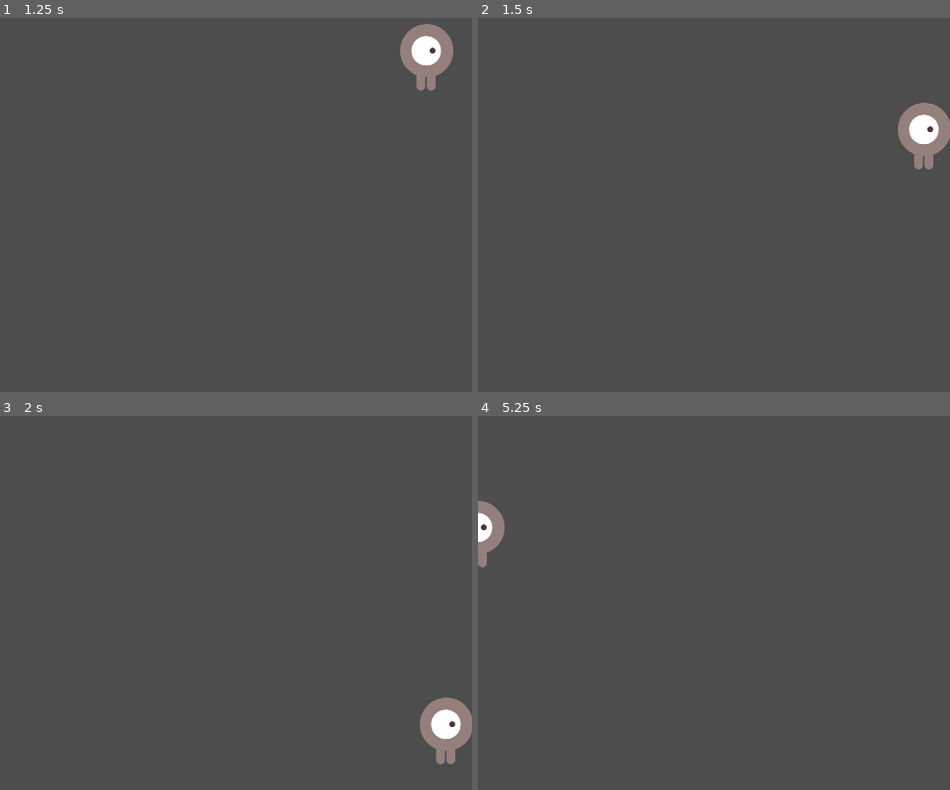
Above: before the commit, frames 1-4 (two rows, left to right).
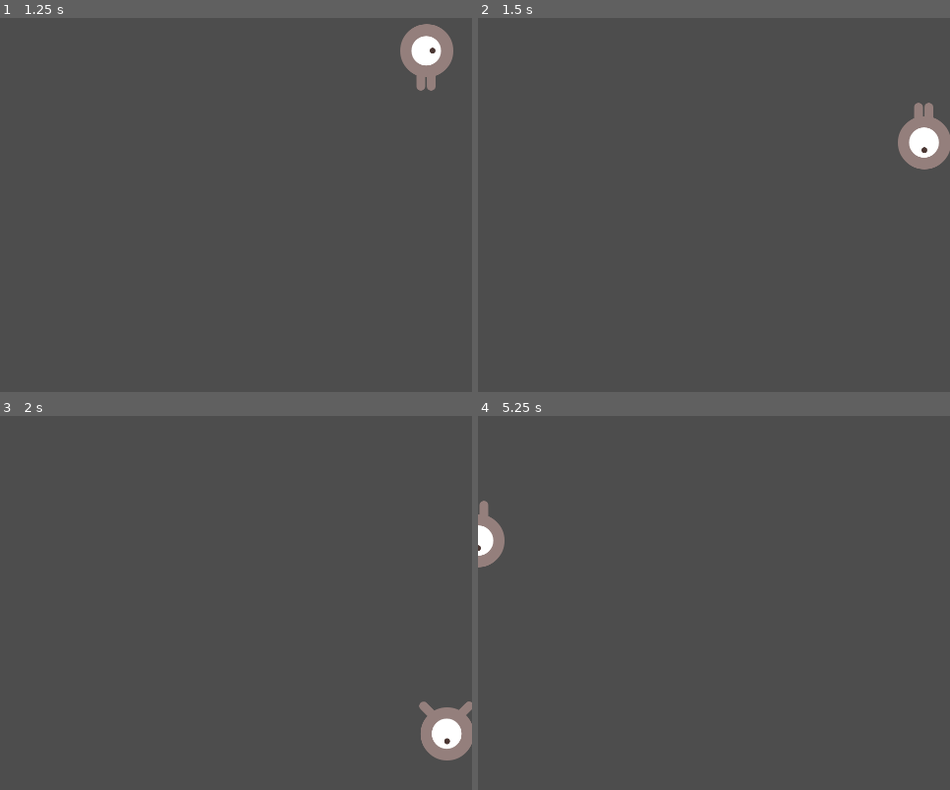
Above: after the commit, the same moments.

Repository: Tailung42/2dgamegodot
Game: Godot game, scene res://player.tscn
The game is run twice, just before and just after one commit, with the same random seed, the same clock (stepped at 60 frames per second) and the same inputs.
Inputs:
- Up to frame 1 (1.25 s): tap Enter at 0.5 s; hold Right (move_right) from 0.53 s (still down)
- Up to frame 2 (1.5 s): release Right (move_right) at 1.28 s; hold Down (move_down) from 1.28 s (still down)
- Up to frame 3 (2 s): keep holding Down (move_down)
- Up to frame 4 (5.25 s): release Down (move_down) at 2.03 s; hold Right (move_right) 2.03-2.78 s; hold Up (move_up) 2.78-3.53 s; hold Left (mover_left) 3.53-5.03 s; hold Down (move_down) from 5.03 s (still down)

Frame 1 is identical in both runs. In frame 2, 1.0% of the frame differs, in the area x 88-100%, y 22-41%; in frame 3, 0.9%; in frame 4, 0.5%.

Commit message:
player is done

Diff:
--- a/Player.gd
+++ b/Player.gd
@@ -1,11 +1,14 @@
 extends Area2D
 
+signal hit()
 @export var speed = 400
 var screen_size
 
 # Called when the node enters the scene tree for the first time.
 func _ready():
 	screen_size = get_viewport_rect().size
+	hide()
+	start(position)
 
 # Called every frame. 'delta' is the elapsed time since the previous frame.
 func _process(delta):
@@ -33,4 +36,21 @@
 
 
 	# Play the appropriate animation.
-	#devil of the paradise
+	if velocity.x != 0:
+		$AnimatedSprite2D.animation = "walk"
+		$AnimatedSprite2D.flip_h = velocity.x < 0
+		$AnimatedSprite2D.flip_v = false
+	elif velocity.y != 0:
+		$AnimatedSprite2D.animation = "up"
+		$AnimatedSprite2D.flip_v = velocity.y > 0
+
+
+func _on_body_entered(body:Node2D):
+	hide()
+	hit.emit()
+	$CollisionShape2D.set_deferred("disabled", true)
+
+func start(pos):
+	position = pos
+	show()
+	$CollisionShape2D.disabled = false
--- a/player.tscn
+++ b/player.tscn
@@ -48,3 +48,5 @@
 [node name="CollisionShape2D" type="CollisionShape2D" parent="."]
 shape = SubResource("CapsuleShape2D_ykjxp")
 debug_color = Color(0.193143, 0.398161, 0.765689, 0.42)
+
+[connection signal="body_entered" from="." to="." method="_on_body_entered"]
